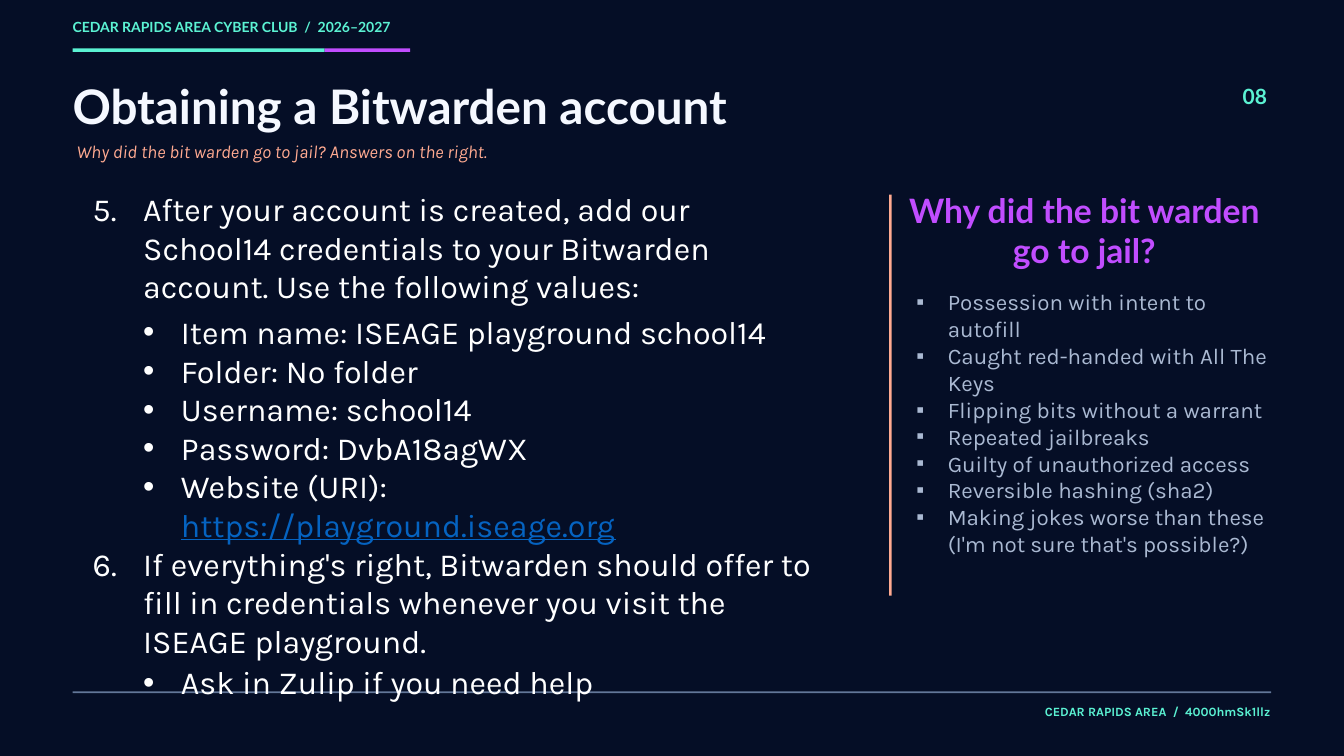
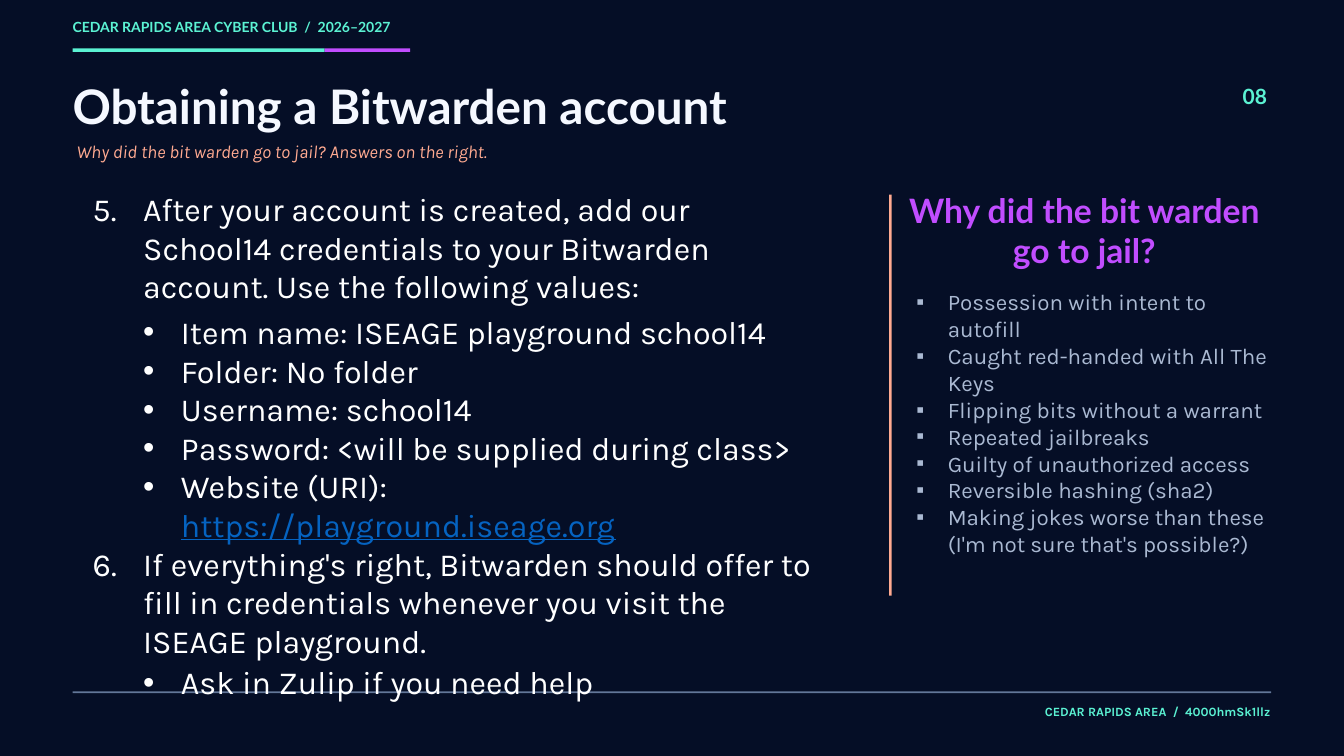
Before and after one commit to sql-sith/cdc-2027, a slide deck: slide 10 of topics/2026-10-03-Building-VMs-on-Proxmox/2026-10-03-Buiding-VMs-on-Proxmox.pptx. Drawn at 1344x756 pixels with LibreOffice and Linux fonts; fonts in the diff are those of the drawing; background and template pictures are left out. Boxes give left, top, right and bottom in pixels: in the first picture for what was removed or moved away, otherwise in the second. Text is boxed around its words. In the diff, an @@ line names an element or a change of style, - is before the commit and + after.

```diff
--- a/topics/2026-10-03-Building-VMs-on-Proxmox/2026-10-03-Buiding-VMs-on-Proxmox.pptx
+++ b/topics/2026-10-03-Building-VMs-on-Proxmox/2026-10-03-Buiding-VMs-on-Proxmox.pptx
@@ text at (181, 438, 790, 468): text changed @@
-  • Password: DvbA18agWX
+  • Password: <will be supplied during class>
```
Also in this commit, not shown: 4 other files.
